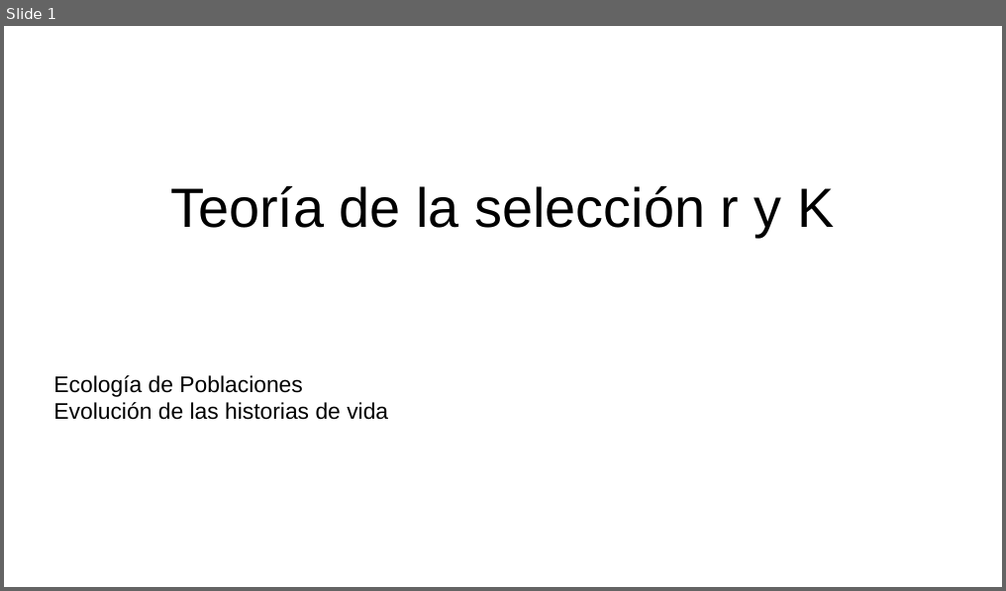
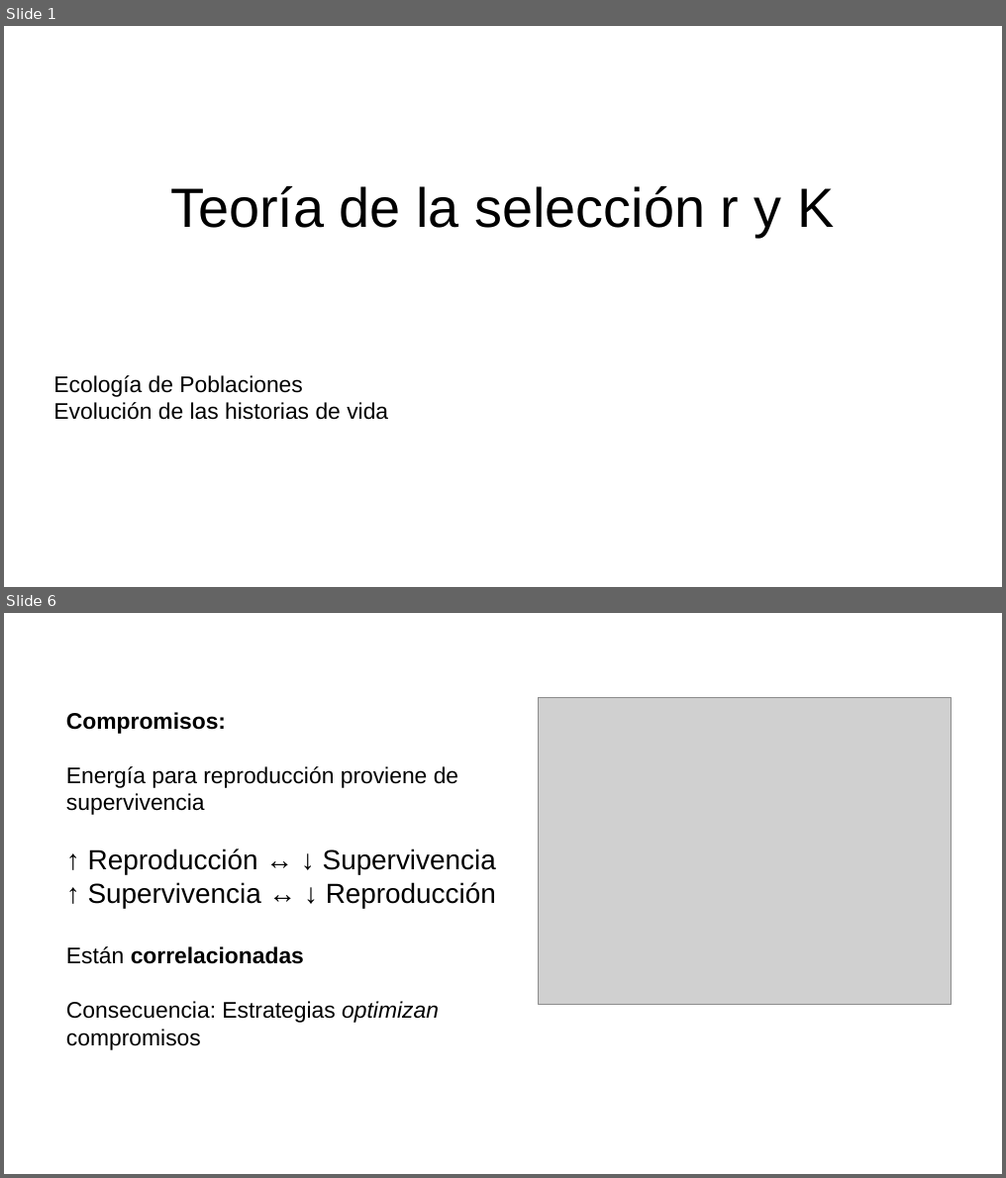
Before and after one commit to gerardommc/Ecologia-poblaciones, a slide deck: Unidad-3/Seleccion-r-K.odp. Shown one above the other, each under a label of ours: slide 1 before the commit, slides 1 and 6 after it; the slides between them are not shown. The pictures are 1006x591 and 1006x1178 pixels, drawn with LibreOffice and Linux fonts; fonts in the diff are those of the drawing; grey boxes stand for pictures. Boxes give left, top, right and bottom in pixels: in the first picture for what was removed or moved away, otherwise in the second. Text is boxed around its words. In the diff, an @@ line names an element or a change of style, - is before the commit and + after.

```diff
--- a/Unidad-3/Seleccion-r-K.odp
+++ b/Unidad-3/Seleccion-r-K.odp
@@ slide 6 added at (4, 613, 1002, 1174), background #FFFFFF @@
@@ picture added at (540, 697, 952, 1005) @@
@@ text added at (66, 712, 496, 1023), 18 pt, text #000000 @@
+Compromisos:
+Energía para reproducción proviene de supervivencia
+↑ Reproducción ↔ ↓ Supervivencia
+↑ Supervivencia ↔ ↓ Reproducción
+Están correlacionadas
+Consecuencia: Estrategias optimizan compromisos
```
Also in this commit, not shown: 9 other slides added, 1 slide removed, 15 other files.
